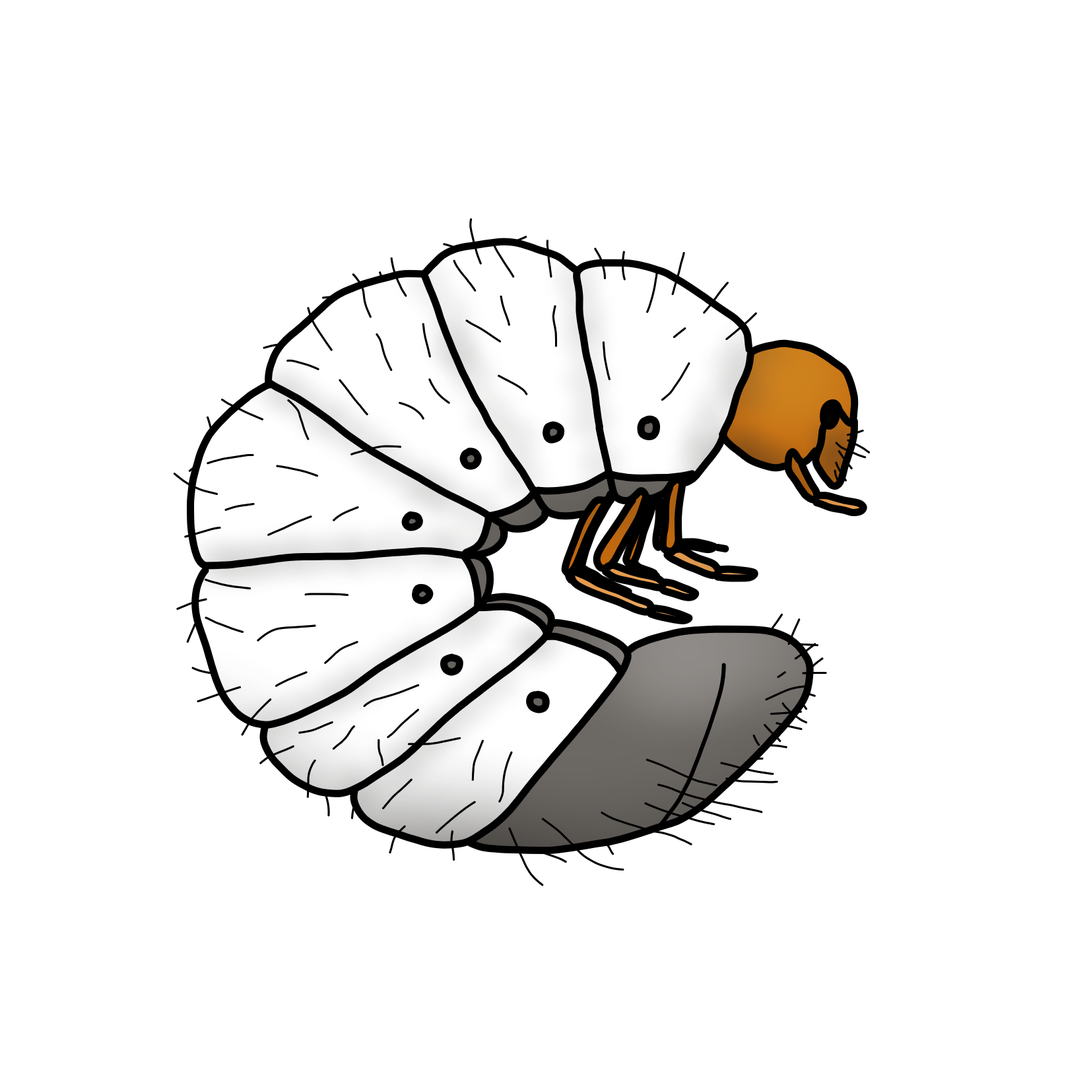
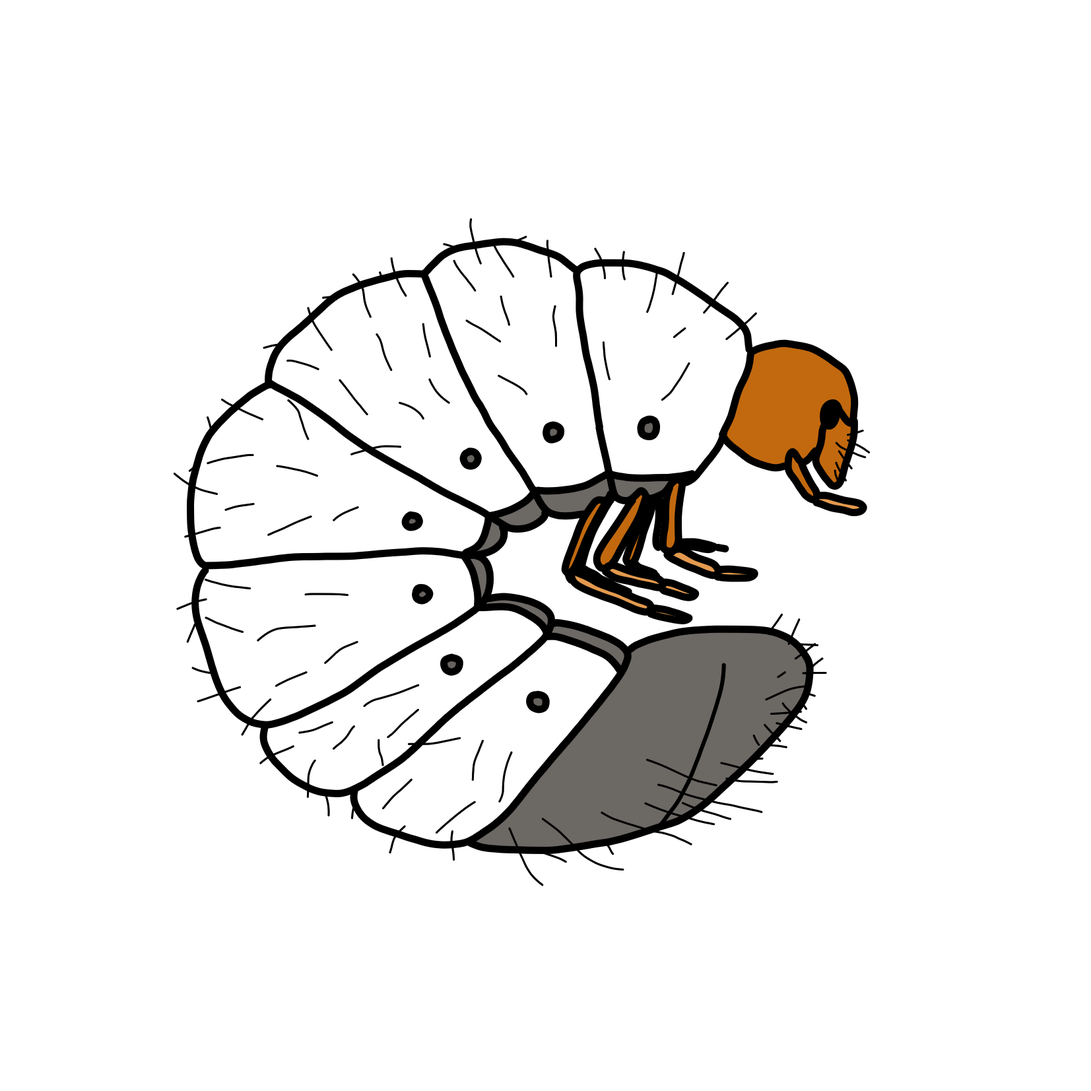
Layers edited between the first and the second 1091 x 1091 image:
painted on "Lineart" over 196, 258, 852, 848
hid "Highlights", painted on it over 211, 258, 852, 761
hid "Shadows", painted on it over 196, 258, 852, 848
painted on "Color" over 196, 258, 852, 848
painted on "Background" over 196, 258, 852, 848
